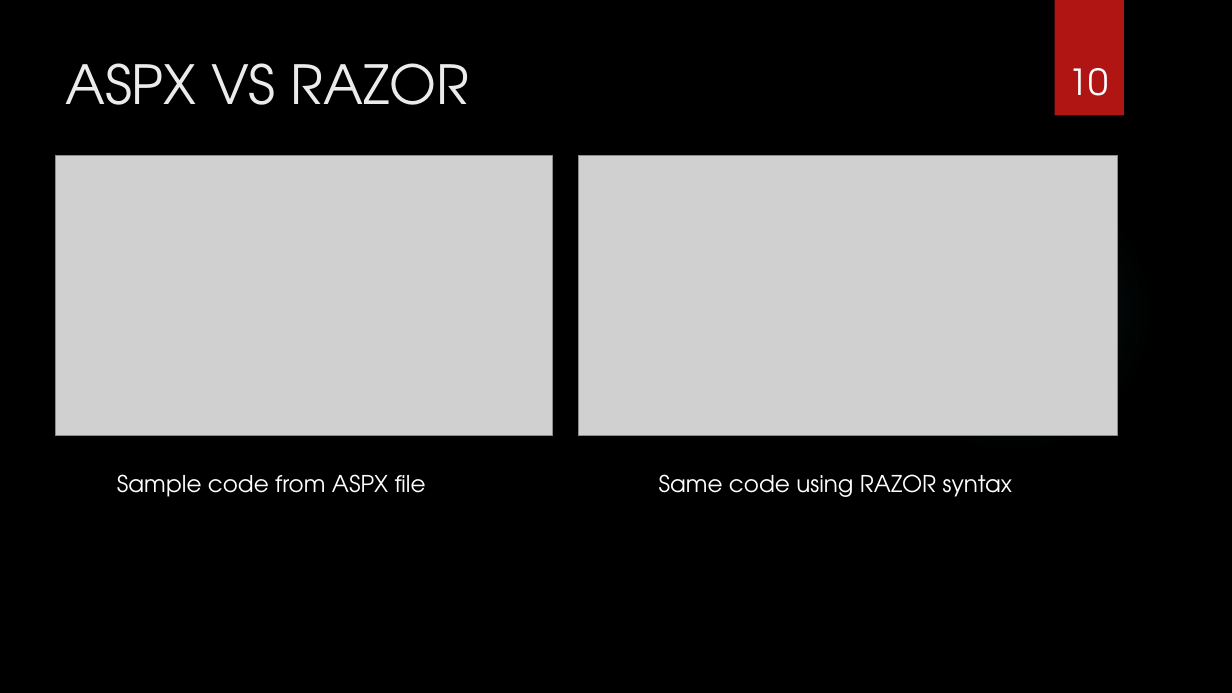
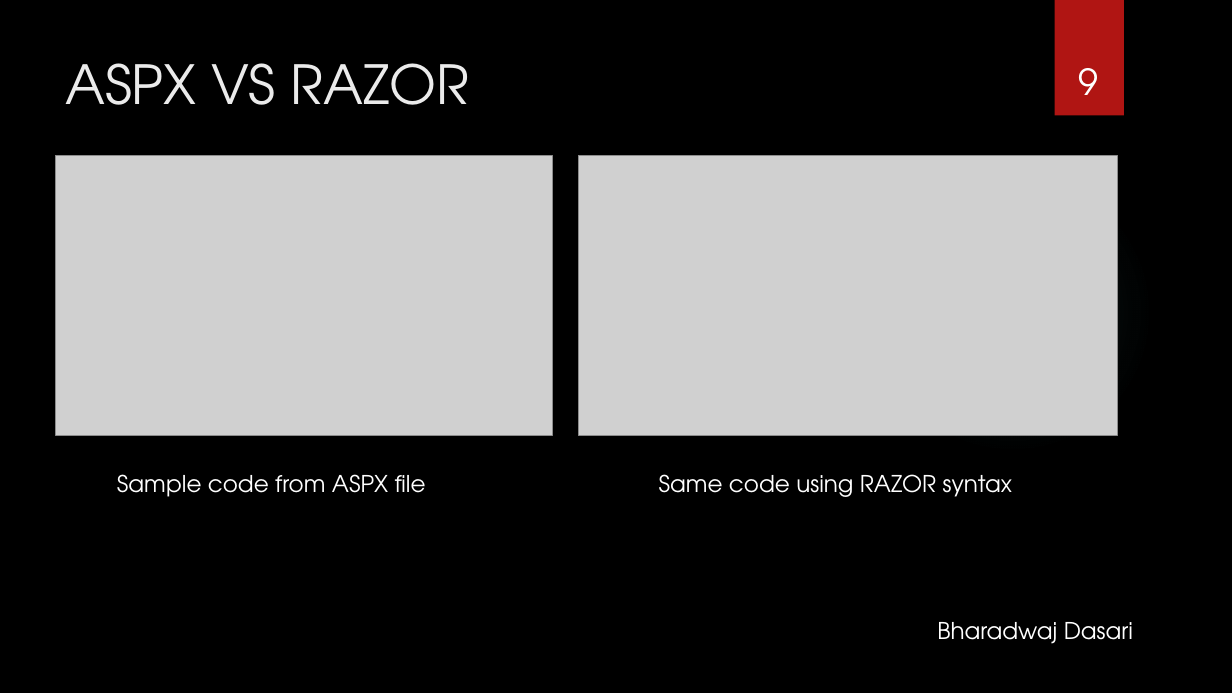
Before and after one commit to bharadwaj0211/RazorDemo, a slide deck: slide 9 of Razor_UX.pptx (slide 10 before the commit). Drawn at 1232x693 pixels with LibreOffice and Linux fonts; fonts in the diff are those of the drawing; grey boxes stand for pictures; background and template pictures are left out. Boxes give left, top, right and bottom in pixels: in the first picture for what was removed or moved away, otherwise in the second. Text is boxed around its words. In the diff, an @@ line names an element or a change of style, - is before the commit and + after.

```diff
--- a/Razor_UX.pptx
+++ b/Razor_UX.pptx
@@ page number at (1078, 68, 1098, 95): text changed @@
-10
+9
@@ text added at (937, 622, 1133, 644), 18 pt, text #FFFFFF @@
+Bharadwaj Dasari
```
Also in this commit, not shown: 13 other slides changed, 1 slide added, 1 slide removed.
